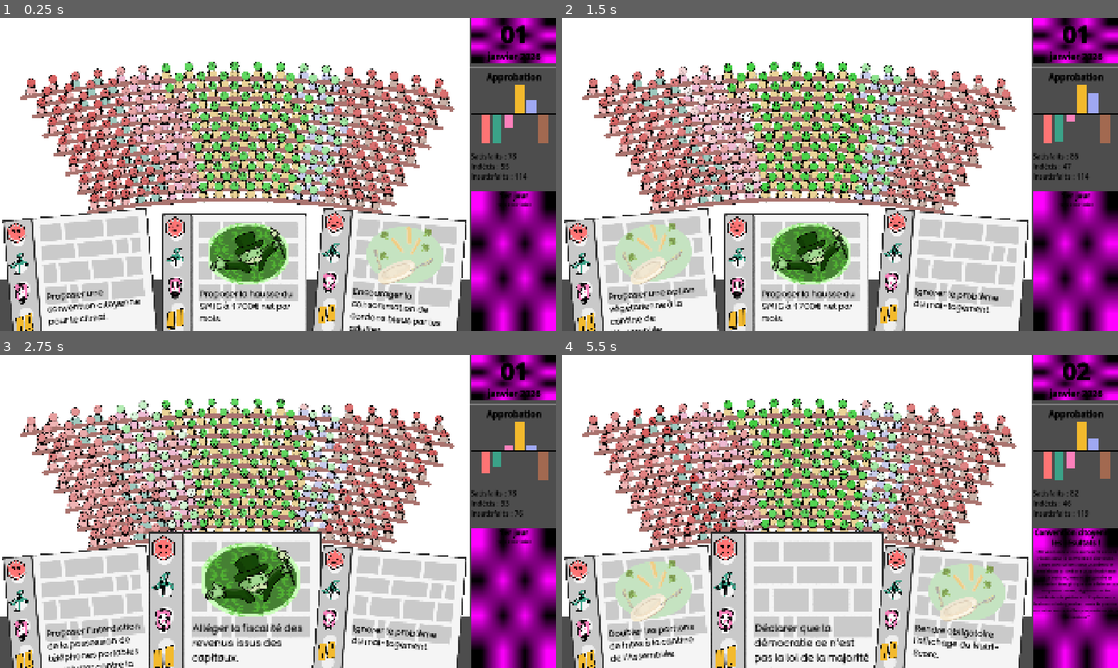
Above: before the commit, frames 1-4 (two rows, left to right).
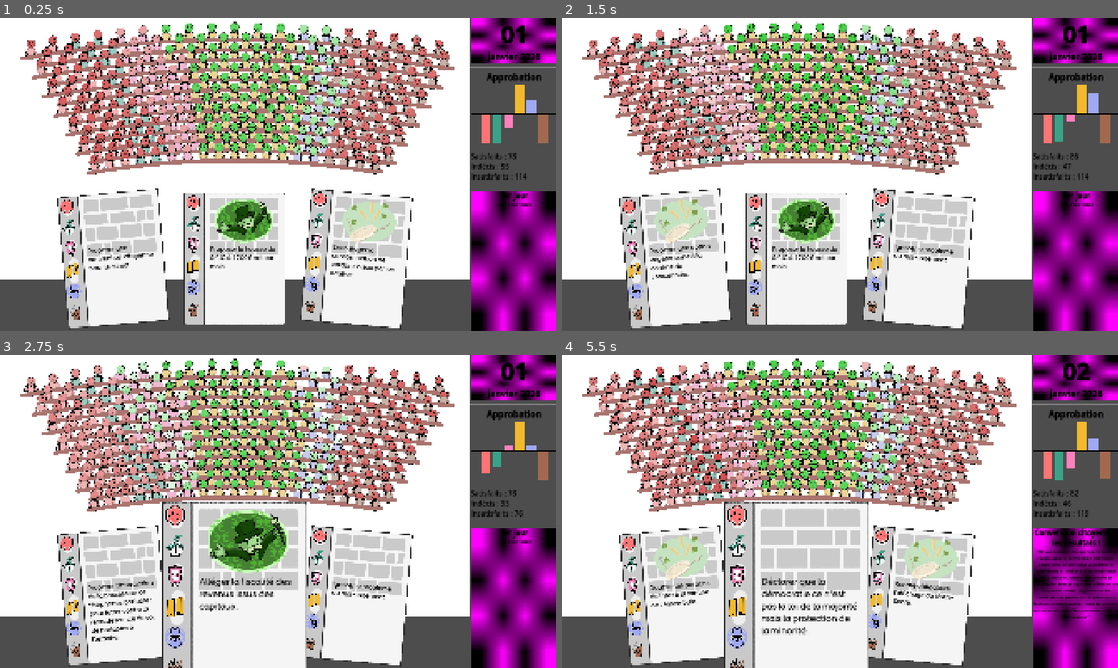
Above: after the commit, the same moments.

Repository: remimorvan/assemblee-nationale-simulator
Game: Godot game, scene res://scenes/game.tscn
Same seed, same stepped clock (60 frames per second), same inputs: the game is played once before the commit and once after it.
Inputs (mouse positions are in pixels of both pictures, inside the frame that each line leads up to):
- Up to frame 1 (0.25 s): no input
- Up to frame 2 (1.5 s): tap Enter at 0.5 s; move the mouse to (1073, 115) at 0.52 s; click (1073, 115) at 0.67 s; tap Space at 1.25 s; move the mouse to (645, 309) at 1.27 s; click (645, 309) at 1.42 s
- Up to frame 3 (2.75 s): move the mouse to (233, 646) at 2.02 s; click (233, 646) at 2.17 s
- Up to frame 4 (5.5 s): move the mouse to (951, 646) at 2.77 s; click (951, 646) at 2.92 s; click (951, 646) at 3.67 s; move the mouse to (795, 646) at 4.27 s; click (795, 646) at 4.42 s; click (795, 646) at 5.17 s

The runs differ from the first frame. In frame 1, 54% of the frame differs, in the area x 0-84%, y 1-100%; in frame 2, 54%; in frame 3, 53%; in frame 4, 54%.

Commit message:
layout made better

Diff:
--- a/assets/hemicycle/hemicycle.gdshader
+++ b/assets/hemicycle/hemicycle.gdshader
@@ -2,7 +2,7 @@
 const int WIDTH = 19;
 const int HEIGHT = 13;
 const vec2 cycle_center = vec2(0.5,1.7);
-const float yoffset = .6;
+const float yoffset = .15;
 
 uniform int highlighted_color = -1;
 const vec3 party_colors[6] = {
@@ -25,7 +25,7 @@
 }
 
 void fragment() {
-	vec2 diff = UV - cycle_center + vec2(0.,.1);
+	vec2 diff = UV - cycle_center + vec2(0.,yoffset);
 	float angle = atan(diff.y, diff.x);
 	float r = length(diff)/0.5;
 
--- a/scenes/card.tscn
+++ b/scenes/card.tscn
@@ -48,6 +48,7 @@
 [node name="Card" type="Area2D"]
 z_index = 50
 z_as_relative = false
+scale = Vector2(0.7, 0.7)
 script = ExtResource("1_d81rb")
 
 [node name="Sprite2D" type="Sprite2D" parent="." groups=["card_asset"]]
--- a/scripts/card.gd
+++ b/scripts/card.gd
@@ -14,6 +14,7 @@
 var rng: RandomNumberGenerator
 var hovered: bool
 var tween: Tween
+var old_z_index = -1
 
 var PoliticalGroup: Array[String] = ["lfi", "eco", "soc", "macron", "lr", "rn"]
 
@@ -56,21 +57,28 @@
 	return rng.randfn(effect_mean[political_group], effect_std[political_group])
 
 func _on_mouse_entered() -> void:
+	# put in front
+	old_z_index = self.z_index
+	self.z_index = 1000
+
 	hovered = true
 	if tween:
 		tween.kill()
 	tween = create_tween()
 	tween.set_trans(Tween.TRANS_CUBIC)
 	tween.set_ease(Tween.EASE_OUT)
-	tween.parallel().tween_property(self, "scale", Vector2(1.2,1.2), .25)
+	tween.parallel().tween_property(self, "scale", Vector2(1.,1.), .25)
 
 func _on_mouse_exited() -> void:
+	# restore z_index
+	self.z_index = old_z_index
+
 	hovered = false
 	if tween:
 		tween.kill()
 	tween = create_tween()
 	tween.set_ease(Tween.EASE_OUT).set_trans(Tween.TRANS_CIRC)
-	tween.parallel().tween_property(self, "scale", Vector2(1.,1.), .25)
+	tween.parallel().tween_property(self, "scale", Vector2(.7,.7), .25)
 
 
 func _on_input_event(viewport: Node, event: InputEvent, shape_idx: int) -> void:
--- a/scripts/hemicycle.gd
+++ b/scripts/hemicycle.gd
@@ -9,6 +9,8 @@
 
 var width: int = 19
 var height: int = 13
+
+const yoffset = 0.15
 
 var group_repartition: Array[int] = [
 	81,
@@ -75,14 +77,16 @@
 				point = cell_to_uv(float(j)+0.5, float(i) + bar_height)
 			else:
 				point = cell_to_uv(float(j), float(i) + bar_height)
+			point -= Vector2(0., yoffset*size.y)
 			line.add_point(point)
 
 		# last bar
 		var point: Vector2
 		if (i % 2 == 1):
-			point = cell_to_uv(float(width)+0.5, float(i) + bar_height)
+			point = cell_to_uv(float(width)+0.5, float(i) + bar_height + yoffset)
 		else:
-			point = cell_to_uv(float(width), float(i) + bar_height)
+			point = cell_to_uv(float(width), float(i) + bar_height + yoffset)
+		point -= Vector2(0., yoffset*size.y)
 		line.add_point(point)
 
 		line.default_color = desk_color
@@ -171,7 +175,7 @@
 	# ajoute le mp dans l'arbre. (nécessaire pour qu'il soit dans le jeu
 	add_child(mp)
 
-	mp.z_index = 2*(height-x);
+	mp.z_index = 2*(height-x)
 
 	var viewport_size: Vector2i = get_viewport().get_visible_rect().size
 	var center = Vector2(viewport_size)/2.
@@ -181,6 +185,8 @@
 		mp.position = cell_to_uv(y+1, float(x)+0.5)
 	else:
 		mp.position = cell_to_uv(float(y) + 0.5, float(x) + 0.5)
+	mp.position -= Vector2(0., yoffset*size.y)
+
 	#mp.position = cell_to_uv(float(y) + 0.5,float(x) + 0.5)
 	mp.scale.x = 0.6
 	mp.scale.y = 0.6
--- a/scripts/player.gd
+++ b/scripts/player.gd
@@ -41,9 +41,9 @@
 	var viewport_size: Vector2i = $"../HBoxContainer/Hemicycle".get_size()
 	for i in range(len(hand)):
 		var card = hand[i]
-		var card_size = card.get_node("Sprite2D").texture.get_size()
-		card.position.x = viewport_size[0]/2.0 + (i - (len(hand)-1)/2.0)*(card_size[0]*1.05)
-		card.position.y = 1000
+		var card_size = card.get_node("Sprite2D").texture.get_size()*card.scale.x
+		card.position.x = viewport_size[0]/2.0 + (i - (len(hand)-1)/2.0)*(card_size[0]*1.2)
+		card.position.y = 830
 		card.rotation_degrees = (i-1)*5
 		card.z_index = i+100
 
